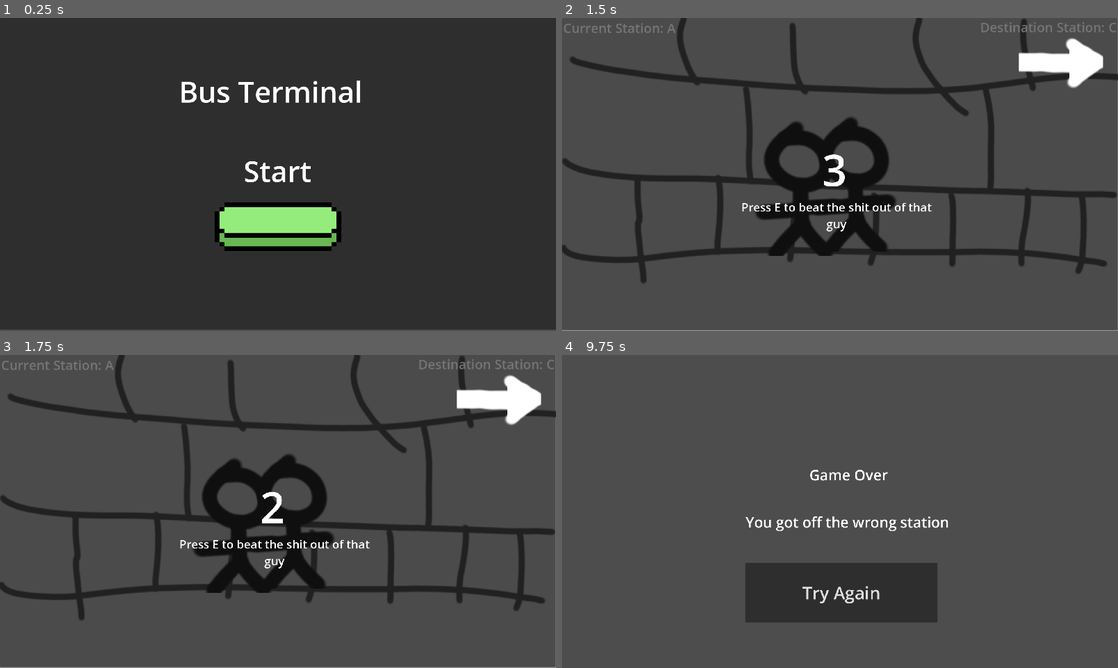
Above: before the commit, frames 1-4 (two rows, left to right).
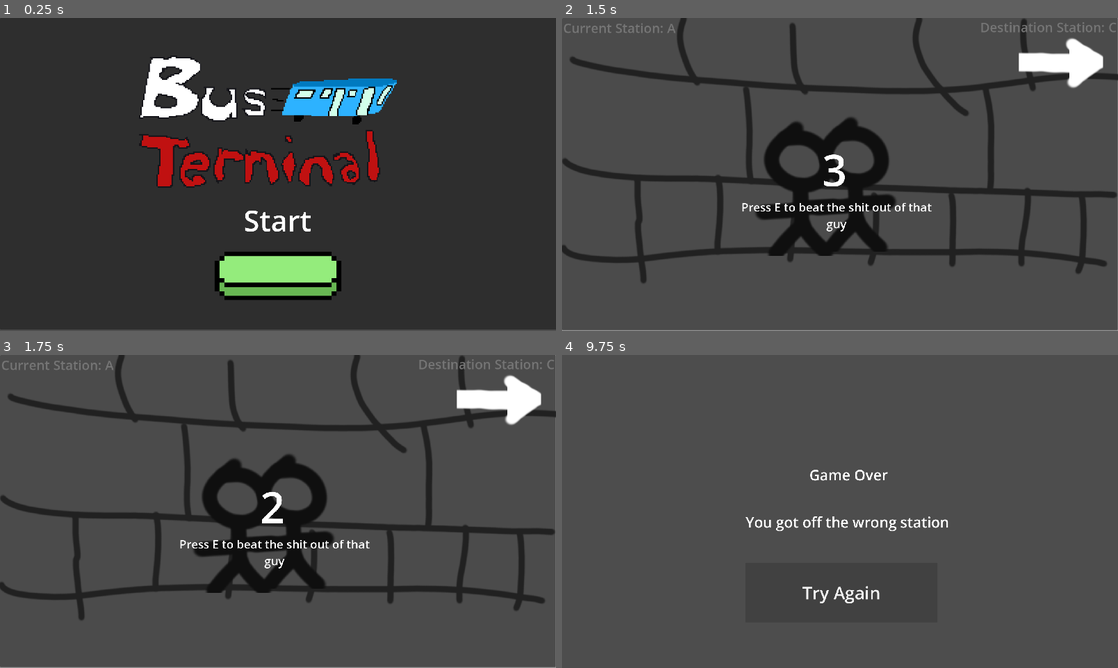
Above: after the commit, the same moments.

Repository: NotKirb5/traingame
Game: Godot game, scene res://mainscene.tscn
Two runs of this game, one before a commit and one after it. Both use one fixed random seed, a clock stepped at 60 frames per second and the inputs below.
Inputs (mouse positions are in pixels of both pictures, inside the frame that each line leads up to; where the layout moved, square brackets give the same spot in the first picture):
- Up to frame 1 (0.25 s): no input
- Up to frame 2 (1.5 s): click (840, 274) [840, 224] at 0.5 s; tap E (punch) at 1.25, 1.35 s; hold D (move_right) from 1.28 s (still down)
- Up to frame 3 (1.75 s): keep holding D (move_right)
- Up to frame 4 (9.75 s): tap E (punch) at 2, 2.75, 2.85, 3.5, 4.35, 5.85, 7.35, 8.85 s; release D (move_right) at 2.03 s; hold S (move_down) 2.03-2.78 s; tap Space (space_click) at 2.1, 3.6, 5, 5.1, 6.6, 8.1, 9.6 s; hold D (move_right) 2.78-3.53 s; hold W (move_up) 3.53-4.28 s; tap Enter at 4.25 s; hold A (move_left) 4.28-5.78 s; hold S (move_down) 5.78-6.53 s; hold D (move_right) 6.53-7.28 s; hold W (move_up) 7.28-8.03 s; hold D (move_right) 8.03-8.78 s; hold S (move_down) 8.78-9.53 s; hold A (move_left) from 9.53 s (still down)

The runs differ from the first frame. In frame 1, 14% of the frame differs, in the area x 25-72%, y 12-90%; in frame 2, nothing differs; in frame 3, nothing differs; in frame 4, less than 0.1%.

Commit message:
added logo to start scene

Diff:
--- a/mainscene.tscn
+++ b/mainscene.tscn
@@ -1,8 +1,9 @@
-[gd_scene load_steps=4 format=3 uid="uid://dh7phuab2lhxn"]
+[gd_scene load_steps=5 format=3 uid="uid://dh7phuab2lhxn"]
 
 [ext_resource type="Script" uid="uid://bowgmlbfep072" path="res://mainscene.gd" id="1_wtdyi"]
 [ext_resource type="Texture2D" uid="uid://cirnlovjkm2lx" path="res://assets/button_up.png" id="2_dn5c8"]
 [ext_resource type="Texture2D" uid="uid://dh0l7mqetw4s8" path="res://assets/button_down.png" id="3_5lfti"]
+[ext_resource type="Texture2D" uid="uid://uqb1dvviaiur" path="res://assets/bus_terminal_logo.png" id="4_5lfti"]
 
 [node name="mainscene" type="Node2D" groups=["main"]]
 script = ExtResource("1_wtdyi")
@@ -13,27 +14,24 @@
 
 [node name="TextureButton" type="TextureButton" parent="."]
 offset_left = 690.0
-offset_top = 591.0
+offset_top = 761.0
 offset_right = 1230.0
-offset_bottom = 834.0
+offset_bottom = 1004.0
 texture_normal = ExtResource("2_dn5c8")
 texture_pressed = ExtResource("3_5lfti")
 stretch_mode = 0
 
 [node name="Label" type="Label" parent="."]
 offset_left = 841.0
-offset_top = 459.0
+offset_top = 629.0
 offset_right = 1076.0
-offset_bottom = 596.0
+offset_bottom = 766.0
 theme_override_font_sizes/font_size = 100
 text = "Start"
 
-[node name="Title" type="Label" parent="."]
-offset_left = 618.0
-offset_top = 185.0
-offset_right = 1252.0
-offset_bottom = 322.0
-theme_override_font_sizes/font_size = 100
-text = "Bus Terminal"
+[node name="Sprite2D" type="Sprite2D" parent="."]
+position = Vector2(946, 344)
+scale = Vector2(4.65625, 4.65625)
+texture = ExtResource("4_5lfti")
 
 [connection signal="pressed" from="TextureButton" to="." method="_on_texture_button_pressed"]
Binary file added: assets/bus_terminal_logo.png
Not shown, added: assets/bus_terminal_logo.png.import
